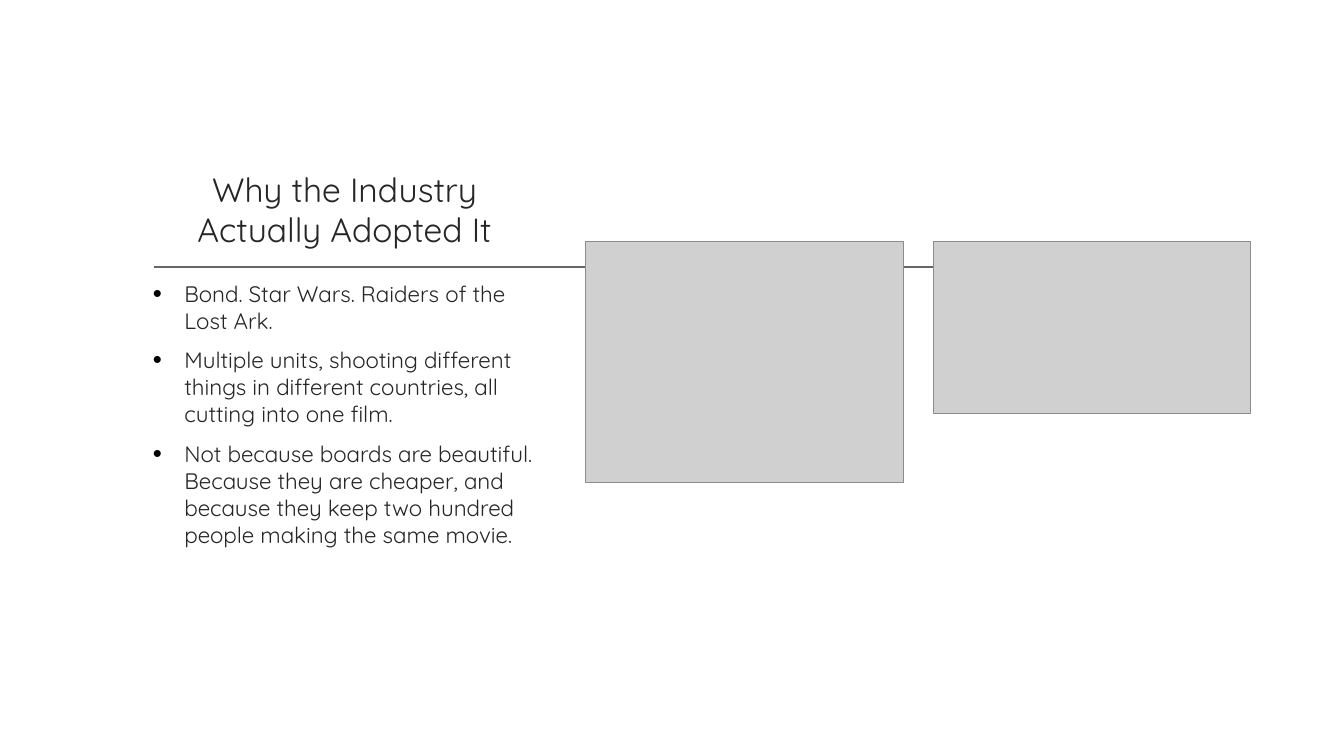
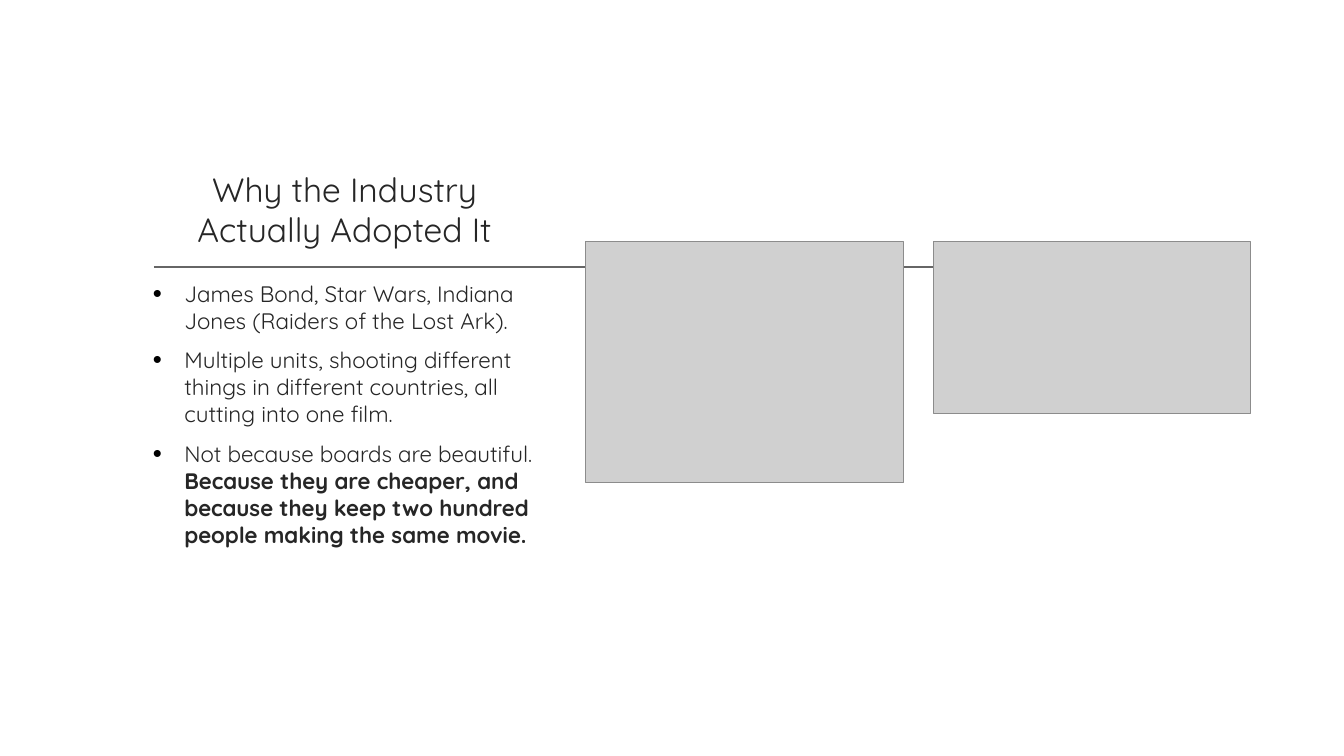
Before and after one commit to dcoes/Classes, a slide deck: slide 8 of Storyboarding/NewLectures/02_AspectRatios_REVISED.pptx. Drawn at 1344x756 pixels with LibreOffice and Linux fonts; fonts in the diff are those of the drawing; grey boxes stand for pictures; background and template pictures are left out. Boxes give left, top, right and bottom in pixels: in the first picture for what was removed or moved away, otherwise in the second. Text is boxed around its words. In the diff, an @@ line names an element or a change of style, - is before the commit and + after.

```diff
--- a/Storyboarding/NewLectures/02_AspectRatios_REVISED.pptx
+++ b/Storyboarding/NewLectures/02_AspectRatios_REVISED.pptx
@@ text at [184, 285, 514, 334]: text changed @@
-• Bond. Star Wars. Raiders of the Lost Ark.
+• James Bond, Star Wars, Indiana Jones (Raiders of the Lost Ark).
@@ text at [184, 445, 532, 548]: bold on in "Because they are cheaper, and because they ..." @@
```
Also in this commit, not shown: 12 other slides changed.
